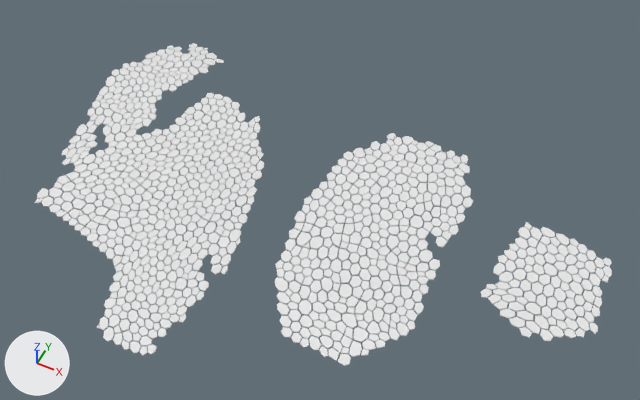
One commit to the FBX model Meshes/Level1/Cobble Path.fbx: the scene before it, then after it.
Before and after are seen from a 50 mm lens placed at (-20.6, -68.8, 118.5), pointed at (-50.6, -8.7, 43.4). The axes (+X, +Y, +Z) are drawn at lower left. The lights are the same throughout. Where no turn or scale is listed for an object, it has been applied to the vertices.

The first picture shows 'Cobble Path Level 1'.
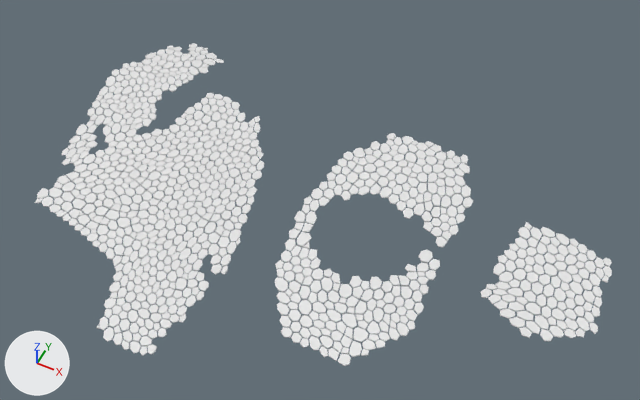
Commit message: Arreglos Level 1

Where the newer file only moved an object's origin or applied its transform, the numbers keep the older frame.

Changed parts and their boxes [x1, y1, x2, y2] in the pictures (640 x 400 px):
part 1 of me_cube_012, deleted
    before: [310, 193, 429, 283]

The change in detail:
me_cube_012 is used by ob_cobble_path_level_1; location (-42.99, -11.79, 44.33).
me_cube_012 had 12359 vertices, 16338 faces and spanned x -45.1..25.0, y -21.9..25.2, z -5.3..3.0.
me_cube_012 now has 11407 vertices, 15078 faces and spans x -45.1..25.0, y -21.9..25.2, z -5.3..3.0.
me_cube_012 part 1: 84 loose pieces with 952 vertices, spanning x -7.0..6.2, y -7.0..6.2, z -0.3..0.2, are deleted.
